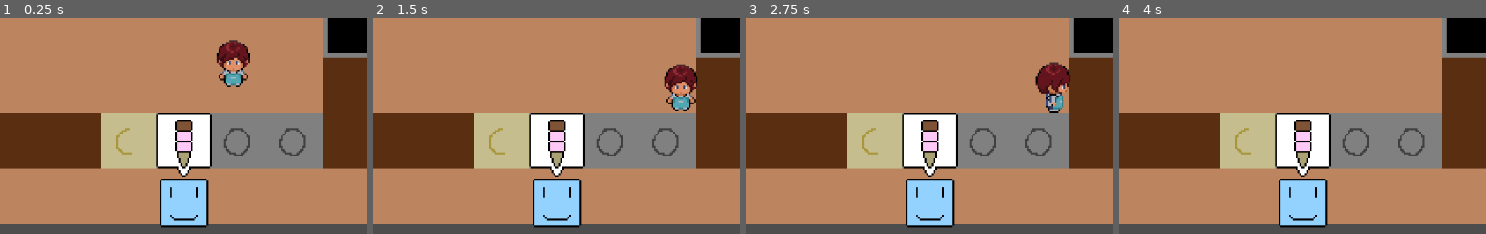
Above: before the commit, frames 1-4 (left to right).
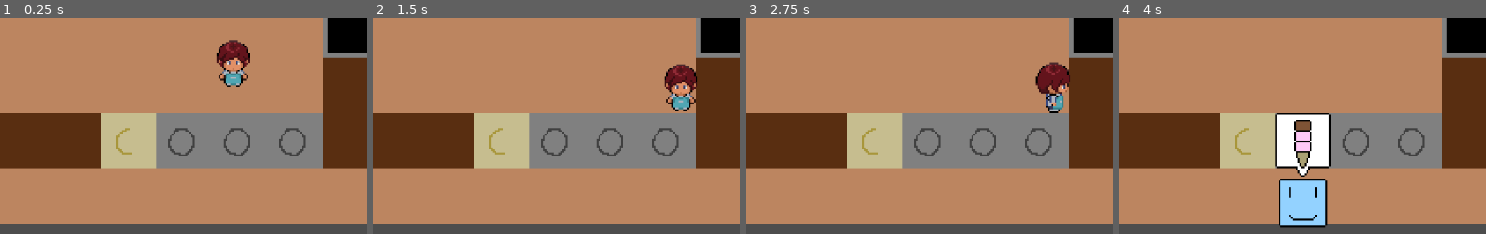
Above: after the commit, the same moments.

Repository: ElectricSpace25/Between-Scoops
Game: Godot game, scene res://Levels/Shop/shop.tscn
The game is run twice, just before and just after one commit, with the same random seed, the same clock (stepped at 60 frames per second) and the same inputs.
Inputs:
- Up to frame 1 (0.25 s): no input
- Up to frame 2 (1.5 s): hold D (walk_right) 0.53-1.28 s; hold E (interact) 0.53-1.28 s; tap Enter at 1.25 s; hold S (walk_down) from 1.28 s (still down); tap E (interact) at 1.35 s
- Up to frame 3 (2.75 s): release S (walk_down) at 2.03 s; hold D (walk_right) from 2.03 s (still down); hold E (interact) from 2.03 s (still down)
- Up to frame 4 (4 s): tap Space at 2.75 s; release D (walk_right) at 2.78 s; release E (interact) at 2.78 s; hold W (walk_up) 2.78-3.53 s; tap E (interact) at 2.85 s; hold A (walk_left) from 3.53 s (still down); hold E (interact) from 3.53 s (still down)
The pictures show only the part of the screen within x 40-90%, y 50-100%; the shares and areas given below are measured in that part.

The runs differ from the first frame. In frame 1, 6.9% of the frame differs, in the area x 42-58%, y 43-98%; in frame 2, 6.9%; in frame 3, 6.9%; in frame 4, nothing differs.

Commit message:
Added customer respawning

Diff:
--- a/Customer/customer.gd
+++ b/Customer/customer.gd
@@ -2,22 +2,23 @@
 
 @onready var ice_cream = $IceCream
 @onready var interactable: Area2D = $Interactable
-@onready var player_ice_cream = $"../IceCream"
+@onready var player_ice_cream = $"../../IceCream"
 
 func _ready():
 	interactable.interact = _on_interact
 
+	# Create random order
 	ice_cream.add_cone()
 	var num_of_scoops = (randi() % 3) + 1
 	for i in range(num_of_scoops):
 		var flavor = (randi() % 3) + 1
 		ice_cream.add_scoop(flavor)
-	print(ice_cream.scoops)
 
 func _on_interact():
 	if player_ice_cream.hasCone && player_ice_cream.scoops == ice_cream.scoops:
 		print("Correct order!")
 		player_ice_cream.clear()
+		get_parent().spawn_customer()
 		queue_free()
 	else:
 		print("Wrong order!")
--- a/Levels/Shop/shop.gd
+++ b/Levels/Shop/customer_area.gd
@@ -3,6 +3,10 @@
 var customer = load("res://Customer/customer.tscn")
 
 func _ready():
+	spawn_customer()
+
+func spawn_customer():
+	await(get_tree().create_timer((randi() % 3) + 1).timeout)
 	var new_customer = customer.instantiate()
 	add_child(new_customer)
 	new_customer.position = Vector2i(272, 244)
--- a/Levels/Shop/shop.tscn
+++ b/Levels/Shop/shop.tscn
@@ -1,11 +1,11 @@
 [gd_scene load_steps=10 format=4 uid="uid://dvd16v4poj8hh"]
 
 [ext_resource type="PackedScene" uid="uid://c8ldqs2ik8dbq" path="res://Player/player.tscn" id="1_e5fds"]
-[ext_resource type="Script" path="res://Levels/Shop/shop.gd" id="1_l5ag7"]
 [ext_resource type="Texture2D" uid="uid://3ep7dalg6pjy" path="res://Levels/Shop/ShopTileSet.png" id="2_jmbhc"]
 [ext_resource type="PackedScene" uid="uid://cabv6yl4ij8tu" path="res://IceCream/ice_cream.tscn" id="3_sutp4"]
 [ext_resource type="PackedScene" uid="uid://cy2oghn4n4vp4" path="res://Objects/ice_cream_tub.tscn" id="4_4ak0b"]
 [ext_resource type="PackedScene" uid="uid://owcjygqt8cnl" path="res://Objects/cone_dispenser.tscn" id="5_pgjp3"]
+[ext_resource type="Script" path="res://Levels/Shop/customer_area.gd" id="7_7mbdx"]
 [ext_resource type="PackedScene" uid="uid://d38ej1a1jhuag" path="res://Objects/trash.tscn" id="7_86lcm"]
 
 [sub_resource type="TileSetAtlasSource" id="TileSetAtlasSource_pxtdm"]
@@ -32,7 +32,6 @@
 sources/0 = SubResource("TileSetAtlasSource_pxtdm")
 
 [node name="Shop" type="Node2D"]
-script = ExtResource("1_l5ag7")
 
 [node name="Player" parent="." instance=ExtResource("1_e5fds")]
 z_index = 1
@@ -70,3 +69,6 @@
 
 [node name="Trash" parent="." instance=ExtResource("7_86lcm")]
 position = Vector2(352, 144)
+
+[node name="CustomerArea" type="Node2D" parent="."]
+script = ExtResource("7_7mbdx")
